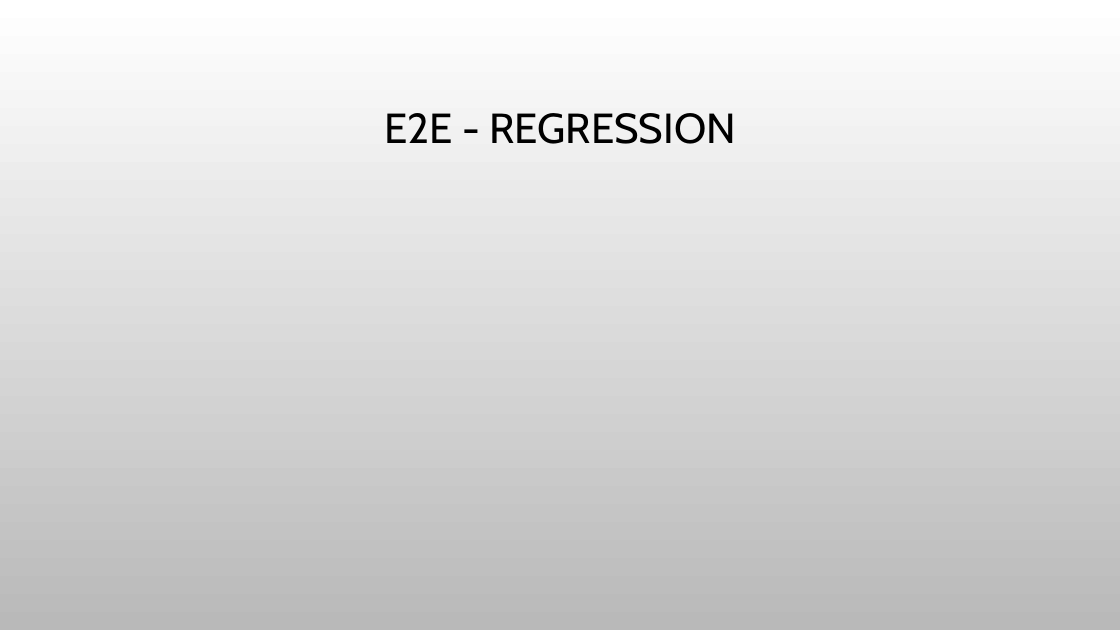
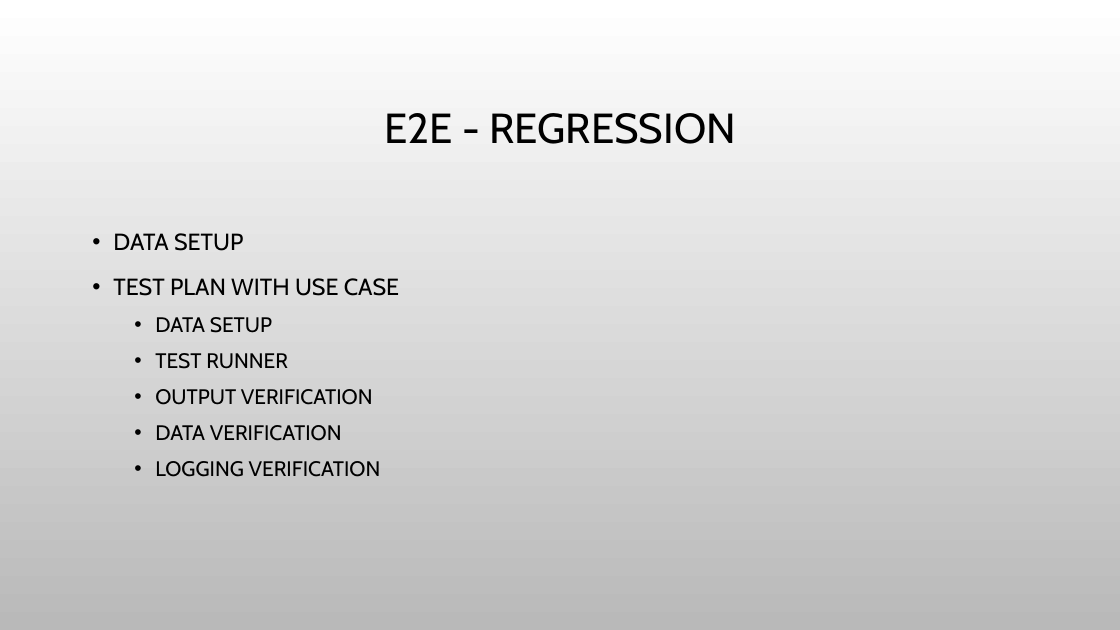
Before and after one commit to adrianwit/golang-e2e-testing, a slide deck: slide 22 of golang-e2e.pptx (slide 20 before the commit). Drawn at 1120x630 pixels with LibreOffice and Linux fonts; fonts in the diff are those of the drawing; background and template pictures are left out. Boxes give left, top, right and bottom in pixels: in the first picture for what was removed or moved away, otherwise in the second. Text is boxed around its words. In the diff, an @@ line names an element or a change of style, - is before the commit and + after.

```diff
--- a/golang-e2e.pptx
+++ b/golang-e2e.pptx
@@ text added at box(113, 233, 399, 477), 18 pt, text #000000 @@
+• DATA SETUP
+• TEST PLAN WITH USE CASE
+  • DATA SETUP
+  • TEST RUNNER
+  • OUTPUT VERIFICATION
+  • DATA VERIFICATION
+  • LOGGING VERIFICATION
```
Also in this commit, not shown: 8 other slides changed, 3 slides added, 1 slide removed, 1 other file.
